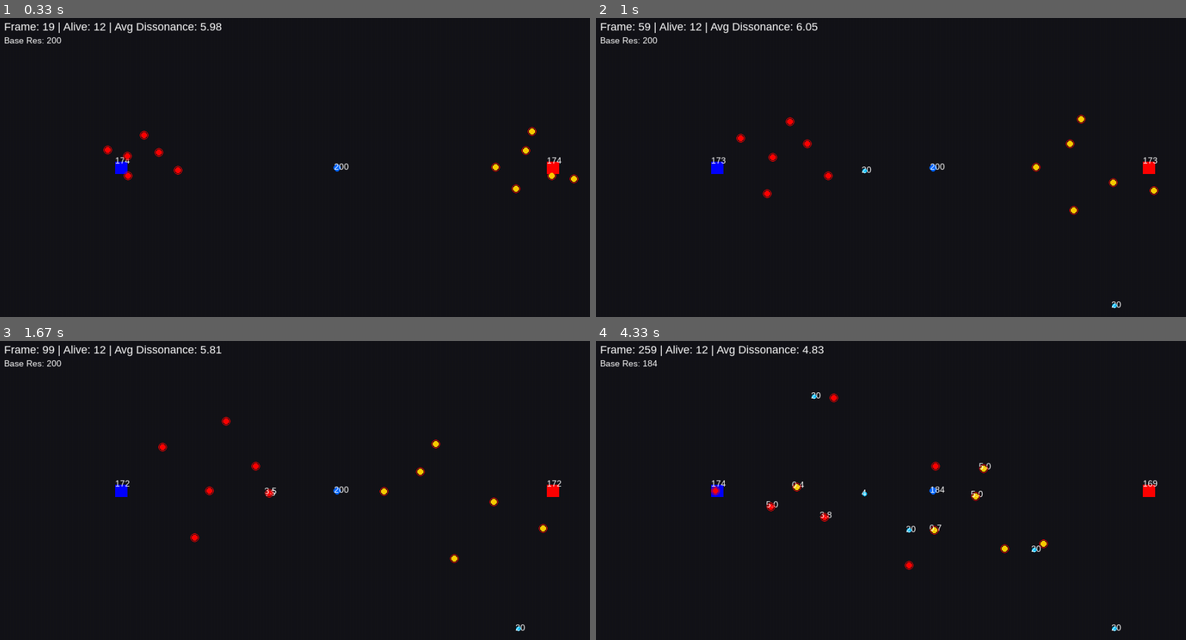
Above: before the commit, frames 1-4 (two rows, left to right).
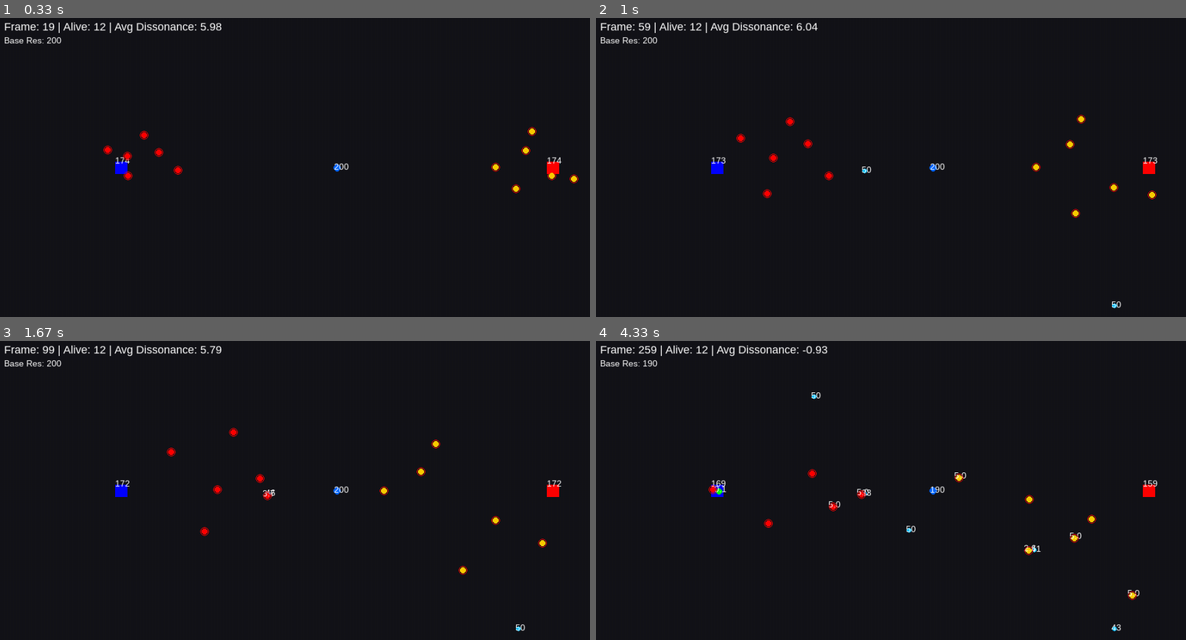
Above: after the commit, the same moments.

Repository: Christophe-RCC/manifeste-mrcc-conscience-dissonance-systeme
Game: pygame game, started from Code-python/Emergent_behavior_via_physics_V1_pygame.py
The game is run twice, just before and just after one commit, with the same random seed, the same clock (stepped at 60 frames per second) and the same inputs.
Inputs:
- Up to frame 1 (0.33 s): no input
- Up to frame 2 (1 s): no input
- Up to frame 3 (1.67 s): no input
- Up to frame 4 (4.33 s): no input

Frame 1 is identical in both runs. In frame 2, 0.3% of the frame differs, in the area x 29-96%, y 1-98%; in frame 3, 0.7%; in frame 4, 1.2%, in the area x 8-95%, y 1-98%.

Commit message:
Update Emergent_behavior_via_physics_V1_pygame.py
fixed a synthax 
added #comment for the settings

Diff:
--- a/Code-python/Emergent_behavior_via_physics_V1_pygame.py
+++ b/Code-python/Emergent_behavior_via_physics_V1_pygame.py
@@ -1,4 +1,4 @@
-#python version 3.12.10
+#Python version 3.12.10
 
 import pygame
 import numpy as np
@@ -27,30 +27,30 @@
 # ==============================================================================
 # CONFIGURATION DU MONDE (Identique à la version Matplotlib)
 # ==============================================================================
-DT = 0.1
-ETA = 2.0
-TAU = 0.3
-SIGMA_NOISE = 0.12
-METABOLIC_COST = 0.03
-HUNGER_PENALTY = 6.0
-OVERLOAD_POWER = 3.0
-OVERLOAD_BASE = 5.0
-CONFLICT_RISK = 1.1
-CONFLICT_GAIN = 1.1
-COUPLING_STRENGTH = 6.0
-STORAGE_BENEFIT = 10.0
-RESOURCE_COST_GENERATION = 5.0
-RESOURCE_DEPLETION_RATE_BASE = 0.02
-MAX_AGENTS_PER_BASE = 6
-RESOURCE_SPAWN_RATE = 0.05
-MAX_SUB_RESOURCES = 8
-D_THRESHOLD = 0.5
-MEMORY_DECAY = 0.1
-COLLECTIVE_THRESHOLD = 0.3
-SIGMOID_BETA = 5.0
-STATE_ALPHA = 0.7
-CENTER_X, CENTER_Y = 50.0, 50.0
-ATTRACTION_STIFFNESS = 0.05
+DT = 0.1                          # Pas de temps (delta time) pour la précision physique
+ETA = 2.0                         # Facteur d'inertie temporelle (vitesse de réponse)
+TAU = 0.3                         # Constante de relaxation (dissipation d'énergie)
+SIGMA_NOISE = 0.12                # Amplitude du bruit stochastique (imprévisibilité quantique)
+METABOLIC_COST = 0.03             # Coût énergétique de base (maintenance vitale)
+HUNGER_PENALTY = 6.0              # Pénalité de dissonance liée à la faim
+OVERLOAD_POWER = 3.0              # Puissance de la surcharge (effet non-linéaire de saturation)
+OVERLOAD_BASE = 5.0               # Capacité maximale de l'inventaire (seuil de saturation)
+CONFLICT_RISK = 1.1               # Coefficient de risque perçu en combat (force répulsive)
+CONFLICT_GAIN = 1.1               # Coefficient de gain potentiel en combat (motivation à attaquer)
+COUPLING_STRENGTH = 6.0           # Force de lien empathique vers sa propre base
+STORAGE_BENEFIT = 10.0            # Réduction de dissonance (joie) au dépôt de ressources
+RESOURCE_COST_GENERATION = 5.0    # Coût en ressources pour créer un nouvel agent
+RESOURCE_DEPLETION_RATE_BASE = 0.02 # Taux de dégradation naturelle des ressources de la base
+MAX_AGENTS_PER_BASE = 6           # Nombre maximal d'agents supportés par une base
+RESOURCE_SPAWN_RATE = 0.05        # Probabilité d'apparition d'une nouvelle ressource secondaire
+MAX_SUB_RESOURCES = 8             # Nombre maximum de ressources secondaires actives
+D_THRESHOLD = 0.5                 # Seuil de dissonance critique (bascule en mode survie)
+MEMORY_DECAY = 0.1                # Taux d'effacement des traces de la mémoire collective
+COLLECTIVE_THRESHOLD = 0.3        # Seuil pour activer les effets de mémoire de groupe
+SIGMOID_BETA = 5.0                # Pente de la sigmoïde (brusquerie de la transition d'état)
+STATE_ALPHA = 0.7                 # Facteur de lissage temporel (poids actuel vs passé)
+CENTER_X, CENTER_Y = 50.0, 50.0   # Coordonnées du centre d'attraction global de l'univers
+ATTRACTION_STIFFNESS = 0.05       # Raideur de la force d'attraction vers le centre
 
 # Échelle pour l'affichage (1 unité monde = 10 pixels écran)
 SCALE = 10.0
@@ -120,7 +120,7 @@
         if current_count < MAX_SUB_RESOURCES and random.random() < 0.02:
             rx = random.uniform(15, 85)
             ry = random.uniform(15, 85)
-            new_res = Resource(rx, ry, amount=20)
+            new_res = Resource(rx, ry, amount=50)
             self.sub_resources.append(new_res)
             self.active_resources.append(new_res)
 
@@ -499,7 +499,7 @@
 
         # Agent (cercle)
         pos = world_to_screen(agent.x, agent.y)
-        pygame.draw.circle(screen, agent.color, pos, 5)
+        pygame.draw.circle(screen, agent.color, (pos[0], pos[1]), 5)
 
         # Inventaire
         if agent.inventory > 0.1:
